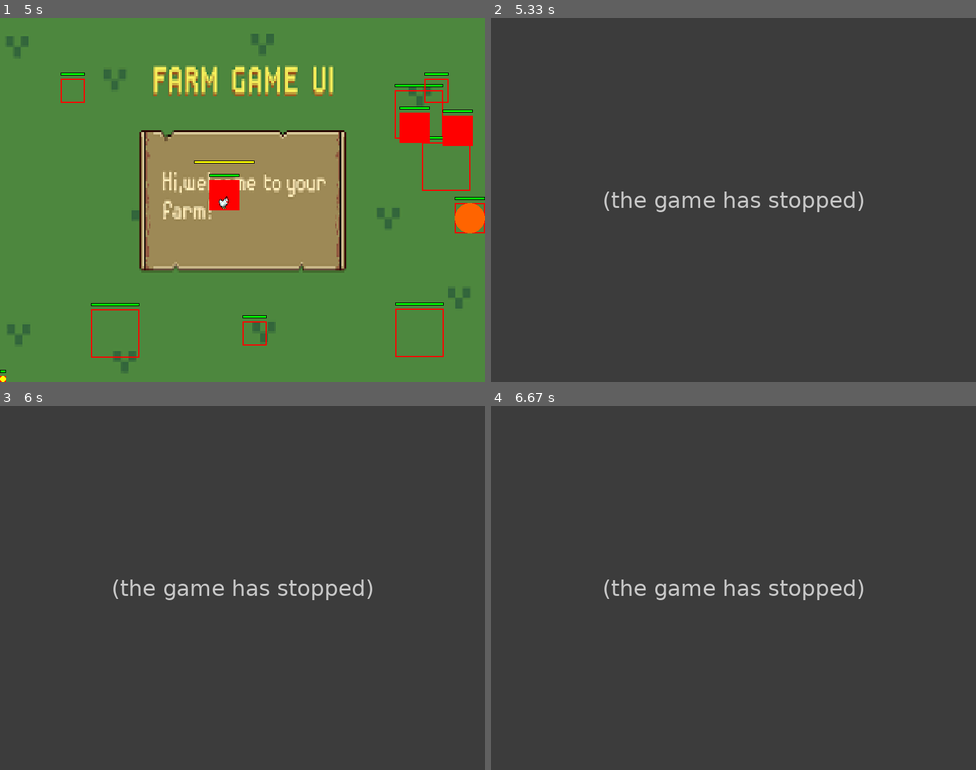
Above: before the commit, frames 1-4 (two rows, left to right).
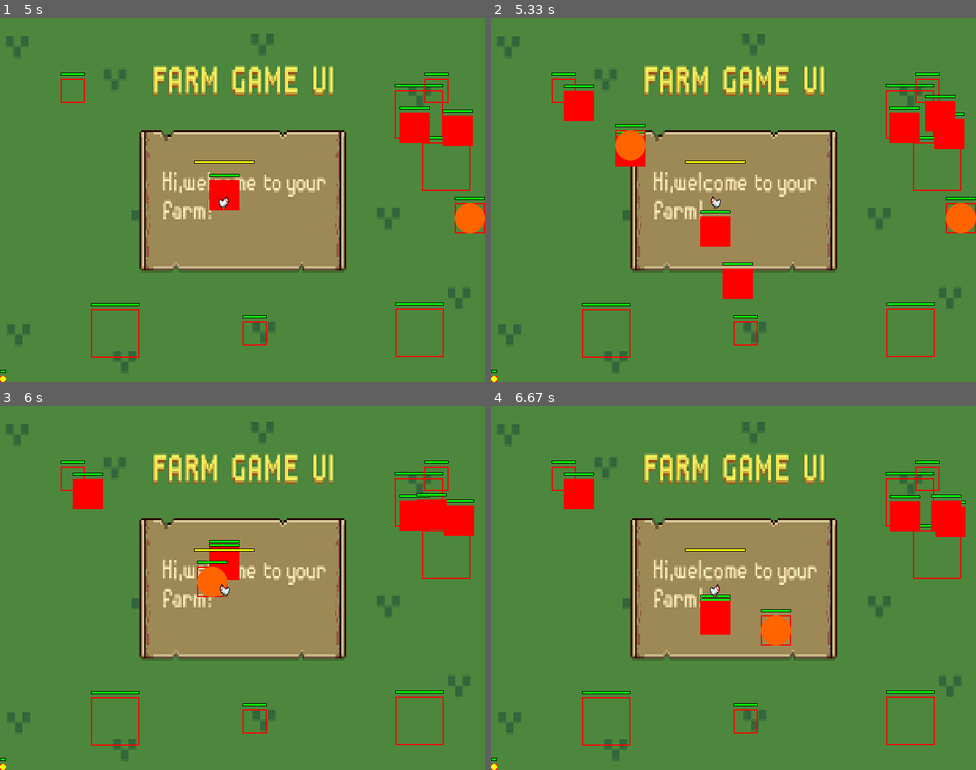
Above: after the commit, the same moments.

Repository: Zakihung/The-Chickening
Game: pygame game, started from main.py
Same seed, same stepped clock (60 frames per second), same inputs: the game is played once before the commit and once after it.
Inputs:
- Up to frame 1 (5 s): hold Space 0.33-0.8 s; hold Right 0.33-0.8 s; tap S at 0.83 s; tap W at 1.17 s; hold Right 1.5-1.97 s; hold Up 2-2.3 s; hold Right 2.33-2.8 s; hold Left 2.83-3.37 s; tap D at 3.4 s; tap L at 3.73 s; hold Left 4.4-4.8 s; hold Up from 4.83 s (still down)
- Up to frame 2 (5.33 s): release Up at 5.2 s; hold Right from 5.23 s (still down)
- Up to frame 3 (6 s): release Right at 5.87 s
- Up to frame 4 (6.67 s): hold Left from 6.3 s (still down)

Frame 1 is identical in both runs. In frame 2, 100% of the frame differs, in the area x 0-100%, y 0-100%; in frame 3, 100%; in frame 4, 100%.
Error before the commit: NameError: name 'BOMB_AOE_RADIUS' is not defined (enemy.py line 145); the game stopped at 5 s (later frames are placeholders)

Commit message:
Add equip items for player with slots and random drop

Diff:
--- a/modules/entities/enemy.py
+++ b/modules/entities/enemy.py
@@ -3,8 +3,9 @@
 import pygame
 import random
 from modules.entities.base_entity import BaseEntity
+from modules.managers import item_manager
 from modules.utils.constants import (
-    ENEMY_HP_BASE, ENEMY_SPEED_BASE, COLOR_RED, DROP_THO_RATE, SCREEN_WIDTH, SCREEN_HEIGHT
+    ENEMY_HP_BASE, ENEMY_SPEED_BASE, COLOR_RED, DROP_THO_RATE, SCREEN_WIDTH, SCREEN_HEIGHT, BOMB_AOE_RADIUS
 )
 from modules.utils.helpers import rect_collision
 from modules.entities.projectile import Projectile
@@ -259,10 +260,12 @@
 
         # Drop thóc khi chết (placeholder print)
         if not self.alive and not self.dropped:
+            self.dropped = True
             if random.random() < DROP_THO_RATE:
-                thoc = Resource(self.rect.centerx, self.rect.centery, random.randint(5, 20))
-                # Add to global resources list (placeholder in game_screen)
-            self.dropped = True  # Avoid multi-drop
+            # Drop thóc
+                if random.random() < 0.2:  # Chance drop item
+                    item_id = item_manager.get_random_item()  # Pass global item_manager
+                    # Add to player.inventory or drop as Resource-like entity (placeholder player.equip_item(item_id))
 
     def is_back_hit(self, attacker_pos):
         """
--- a/modules/entities/player.py
+++ b/modules/entities/player.py
@@ -58,6 +58,9 @@
         self.equipped_items = []  # List id equipped
         self.armor = 0  # For armor_bonus
         self.burn_damage = 0  # For synergy
+        self.equipped_slots = {'weapon': None, 'armor': None, 'accessory': None, 'boots': None}  # Slots per type
+        self.base_melee_damage = PLAYER_DAMAGE_DEFAULT  # Base to reverse
+        self.base_speed = PLAYER_SPEED_DEFAULT  # Etc for reverse
         # Add more for effects
 
     def update(self, delta_time, keys):
@@ -181,6 +184,21 @@
         if self.hp <= 0 and self.alive:
             self.alive = False
             self.die()
+
+    def equip_item(self, item_id):
+        item = self.item_manager.get_item_by_id(item_id)  # Assume self.item_manager from game_screen pass
+        if item and item['type'] in self.equipped_slots:
+            if self.equipped_slots[item['type']]:
+                self.unequip_item(self.equipped_slots[item['type']])
+            self.equipped_slots[item['type']] = item_id
+            self.item_manager.equip_item(self, item_id)  # Apply
+
+    def unequip_item(self, item_id):
+        for slot, equipped_id in self.equipped_slots.items():
+            if equipped_id == item_id:
+                self.item_manager.unequip_item(self, item_id)  # Reverse
+                self.equipped_slots[slot] = None
+                break
 
     def draw(self, screen):
         """
--- a/modules/managers/item_manager.py
+++ b/modules/managers/item_manager.py
@@ -1,6 +1,7 @@
 # modules/managers/item_manager.py
 import json
-from modules.utils.constants import DATA_PATH
+import random
+from modules.utils.constants import DATA_PATH  # Add DATA_PATH = '../data/' in constants if need
 
 class ItemManager:
     def __init__(self):
@@ -15,32 +16,54 @@
         """Get item dict by id."""
         return next((item for item in self.items_data if item['id'] == item_id), None)
 
+    def get_random_item(self, rarity_chance={'Common': 0.5, 'Rare': 0.3, 'Epic': 0.15, 'Legendary': 0.05}):
+        """Get random item id based rarity chance (on drop)."""
+        rarity = random.choices(list(rarity_chance.keys()), weights=list(rarity_chance.values()))[0]
+        rarity_items = [item['id'] for item in self.items_data if item['rarity'] == rarity]
+        return random.choice(rarity_items) if rarity_items else None
+
     def equip_item(self, player, item_id):
-        """Equip item to player, apply effects."""
+        """Equip item to player slot, apply effects."""
         item = self.get_item_by_id(item_id)
         if item:
-            # Apply effects (placeholder player attrs)
-            effects = item['effects']
-            if 'melee_damage_bonus' in effects:
-                player.melee_damage += effects['melee_damage_bonus']
-            if 'armor_bonus' in effects:
-                player.armor += effects['armor_bonus']  # Add player.armor = 0 in init
-            # Add more: speed_penalty, dodge_chance, etc.
-            player.equipped_items.append(item_id)  # List equipped ids in player
+            type = item['type']  # weapon/armor/accessory
+            if type in player.equipped_slots and player.equipped_slots[type]:
+                self.unequip_item(player, player.equipped_slots[type])  # Swap unequip old
+            player.equipped_slots[type] = item_id
+            player.equipped_items.append(item_id)
+            self.apply_effects(player, item['effects'], add=True)
             self.check_synergies(player)
 
+    def unequip_item(self, player, item_id):
+        """Unequip, reverse effects."""
+        item = self.get_item_by_id(item_id)
+        if item:
+            player.equipped_items.remove(item_id)
+            type = item['type']
+            player.equipped_slots[type] = None
+            self.apply_effects(player, item['effects'], add=False)
+            self.check_synergies(player)
+
+    def apply_effects(self, player, effects, add=True):
+        """Apply/remove effects to player attrs."""
+        mult = 1 if add else -1
+        if 'melee_damage_bonus' in effects:
+            player.melee_damage += mult * effects['melee_damage_bonus']
+        if 'armor_bonus' in effects:
+            player.armor += mult * effects['armor_bonus']
+        if 'speed_penalty' in effects:
+            player.speed += mult * effects['speed_penalty']  # Negative for penalty
+        # Add more effects: dodge_chance, etc.
+
     def check_synergies(self, player):
-        """Check combo between equipped items, apply extra effects."""
+        """Check combo, apply extra."""
+        # Reset synergy effects first (placeholder reset burn_damage=0)
+        player.burn_damage = 0
         equipped = player.equipped_items
         for item_id in equipped:
             item = self.get_item_by_id(item_id)
             for syn in item['synergies']:
                 if syn['with_item_id'] in equipped:
-                    # Apply synergy effect (placeholder)
                     if syn['effect'] == 'Tăng cháy lâu hơn':
-                        player.burn_damage += 5  # Extra burn
-                    # Add more synergies
-
-    def unequip_item(self, player, item_id):
-        """Unequip, reverse effects (placeholder)."""
-        pass
+                        player.burn_damage += 5
+                    # Add more
--- a/modules/screens/game_screen.py
+++ b/modules/screens/game_screen.py
@@ -19,7 +19,7 @@
         # self.sound_manager.play_music('music_wave.mp3')  # Loop with fade
         self.item_manager = ItemManager()
         # Test equip
-        self.item_manager.equip_item(self.player, 1)  # Mỏ Thép id1
+        self.item_manager.equip_item(self.player, 1)  # Test equip id1
 
     def update(self, delta_time, keys):
         """Update entities với delta_time và keys."""
